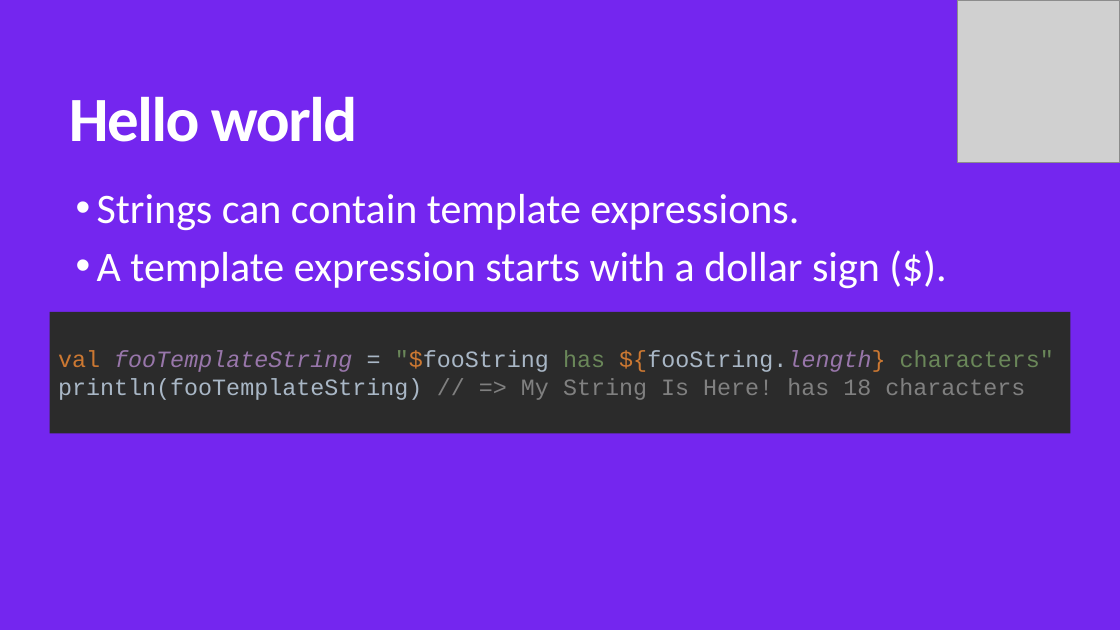
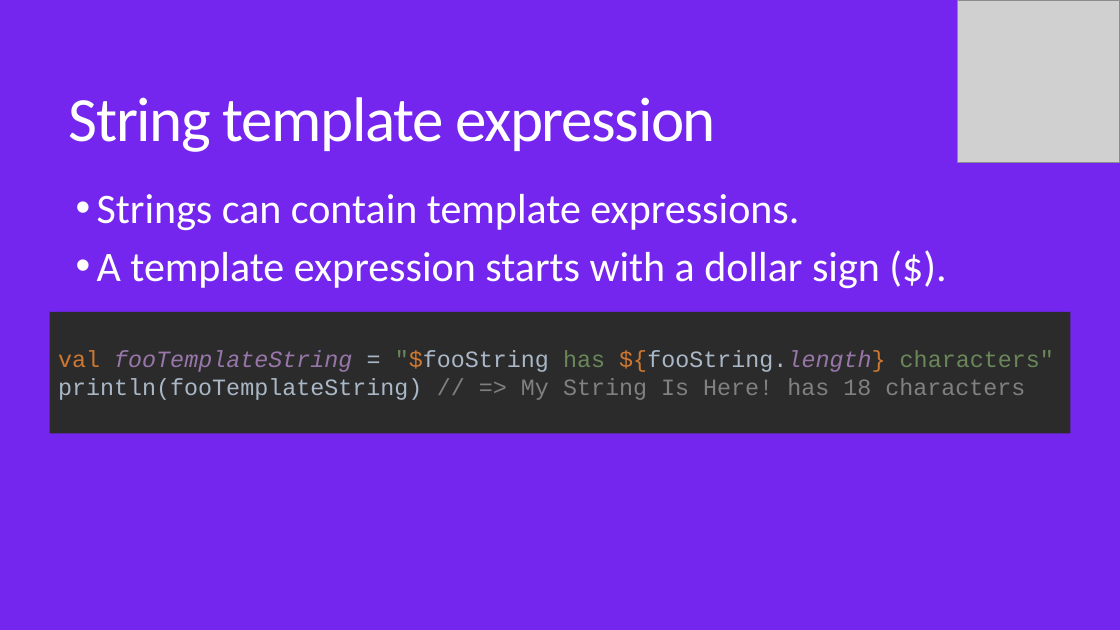
Before and after one commit to MohamedWael/Kotlin-crash-course, a slide deck: slide 25 of kotlin_intro.pptx (slide 23 before the commit). Drawn at 1120x630 pixels with LibreOffice and Linux fonts; fonts in the diff are those of the drawing; grey boxes stand for pictures. Boxes give left, top, right and bottom in pixels: in the first picture for what was removed or moved away, otherwise in the second. Text is boxed around its words. In the diff, an @@ line names an element or a change of style, - is before the commit and + after.

```diff
--- a/kotlin_intro.pptx
+++ b/kotlin_intro.pptx
@@ title at (69,97,716,152): text changed; bold off @@
-Hello world
+String template expression
```
Also in this commit, not shown: 15 other slides changed, 29 slides added, 1 slide removed, 1 other file.
